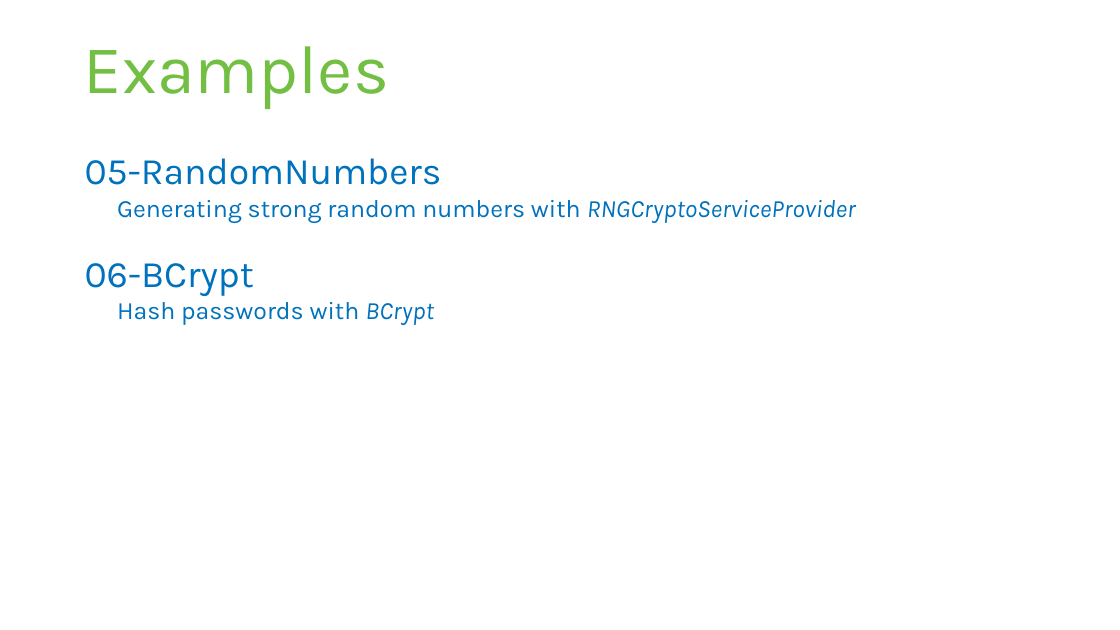
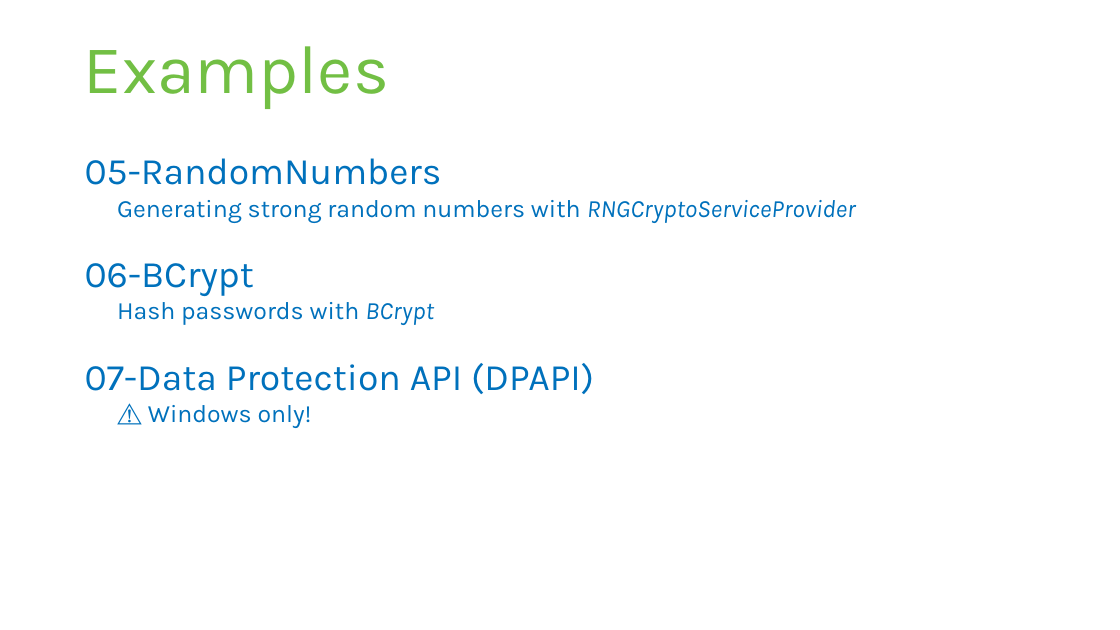
Before and after one commit to rstropek/SecureCodingDotNet, a slide deck: slide 17 of Slides/Secure-Coding-Dot-Net.pptx (slide 15 before the commit). Drawn at 1120x630 pixels with LibreOffice and Linux fonts; fonts in the diff are those of the drawing. Boxes give left, top, right and bottom in pixels: in the first picture for what was removed or moved away, otherwise in the second. Text is boxed around its words. In the diff, an @@ line names an element or a change of style, - is before the commit and + after.

```diff
--- a/Slides/Secure-Coding-Dot-Net.pptx
+++ b/Slides/Secure-Coding-Dot-Net.pptx
@@ text at (x1=85, y1=363, x2=594, y2=428): paragraphs added @@
+07-Data Protection API (DPAPI)
+  ⚠️ Windows only!
```
Also in this commit, not shown: 2 other slides changed, 5 slides added, 1 other file.
